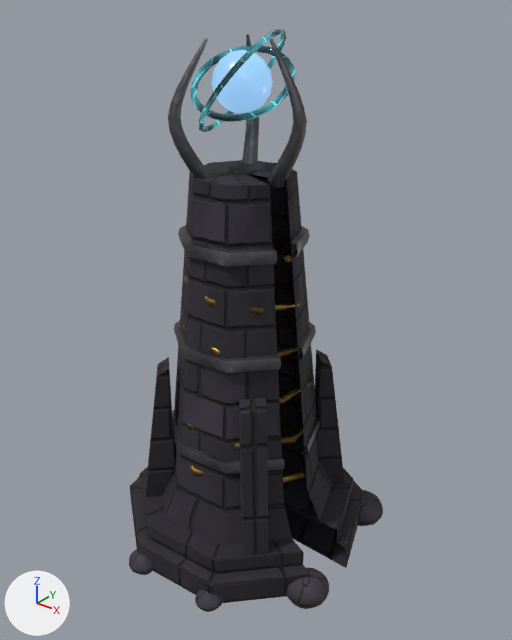
The glTF model unity/Kernwacht_Unity/Assets/Kernwacht/Models/tower/storm.glb, before and after one commit.
The view is the same before and after, from a 50 mm camera at (1.324, -1.593, 1.801) aimed at (0.034, 0.019, 0.801). Arrows for +X, +Y and +Z are at lower left; the lights stay in place. The older version comes first. Vertices at exactly the same position are counted once.

Objects in the first picture: 'Base', 'Turret'.
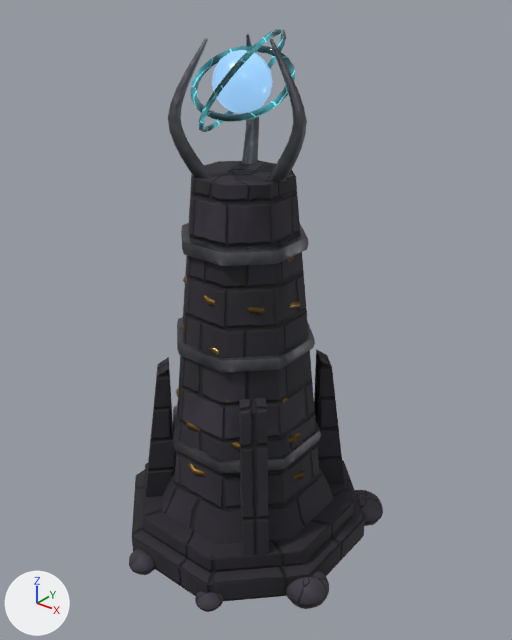
The edits, one by one:
me_base is used by ob_base; parent ob_storm; location (0.0, 0.0, 0.0).
me_base had 1859 vertices, 3556 faces and spanned x -0.46..0.46, y -0.47..0.48, z -0.03..1.65.
me_base now has 1836 vertices, 3556 faces and spans x -0.46..0.46, y -0.47..0.48, z -0.03..1.65.
Part 1, on me_base:
46 vertices are removed from x 0.12..0.44, y 0.0..0.3, z 0.0..1.28.
80 faces are deleted.
16 vertices in x -0.08..-0.05, y -0.26..-0.17, z 0.25..1.1 move by (-0.02, 0.01, 0.0).
12 vertices in x -0.05..0.14, y -0.3..-0.15, z 0.13..1.28 move by (-0.01, 0.0, 0.0).
8 vertices in x 0.02..0.03, y 0.23..0.27, z 0.25..0.77 move by (0.07, -0.02, 0.0).
8 vertices in x -0.23..-0.17, y 0.03..0.05, z 0.38..1.1 move by (0.01, 0.04, 0.0).
6 vertices in x 0.12..0.19, y -0.4..-0.24, z 0.0..0.4 move by (-0.02, -0.01, 0.0).
6 vertices in x -0.18..-0.14, y -0.1..-0.08, z 1.06..1.28 move by (-0.01, 0.02, 0.0).
82 vertices move from x -0.43..0.18, y -0.42..0.44, z 0.0..1.28 to x -0.41..0.17, y -0.41..0.41, z 0.0..1.28.
13 vertices are added at x 0.15..0.41, y 0.06..0.17, z 0.0..1.28.
5 new vertices lie (0.0, 0.18, 0.0) away from vertices in x 0.21..0.22, y -0.09, z 0.38..0.77.
5 new vertices lie (0.0, 0.16, 0.0) away from vertices in x 0.18..0.19, y -0.08, z 0.73..1.1.
32 new faces join them, mat_stone_dark.
48 new faces join them, mat_iron.
me_base part 2: 225 kept faces spanning x -0.41..0.41, y -0.41..0.41, z 0.0..1.28 get new texture (UV) coordinates.

Pixel boxes (x1, y1, x2, y2) of what changed, in the pictures (512 x 640 px; the box of a moved part takes in the faces that stretch with it):
part 1 of me_base, moved or reshaped
    before: (225, 164, 364, 568)
    after: (221, 168, 365, 577)
part 2 of me_base, surface changed
    before: (130, 160, 310, 603)
    after: (132, 160, 343, 601)
